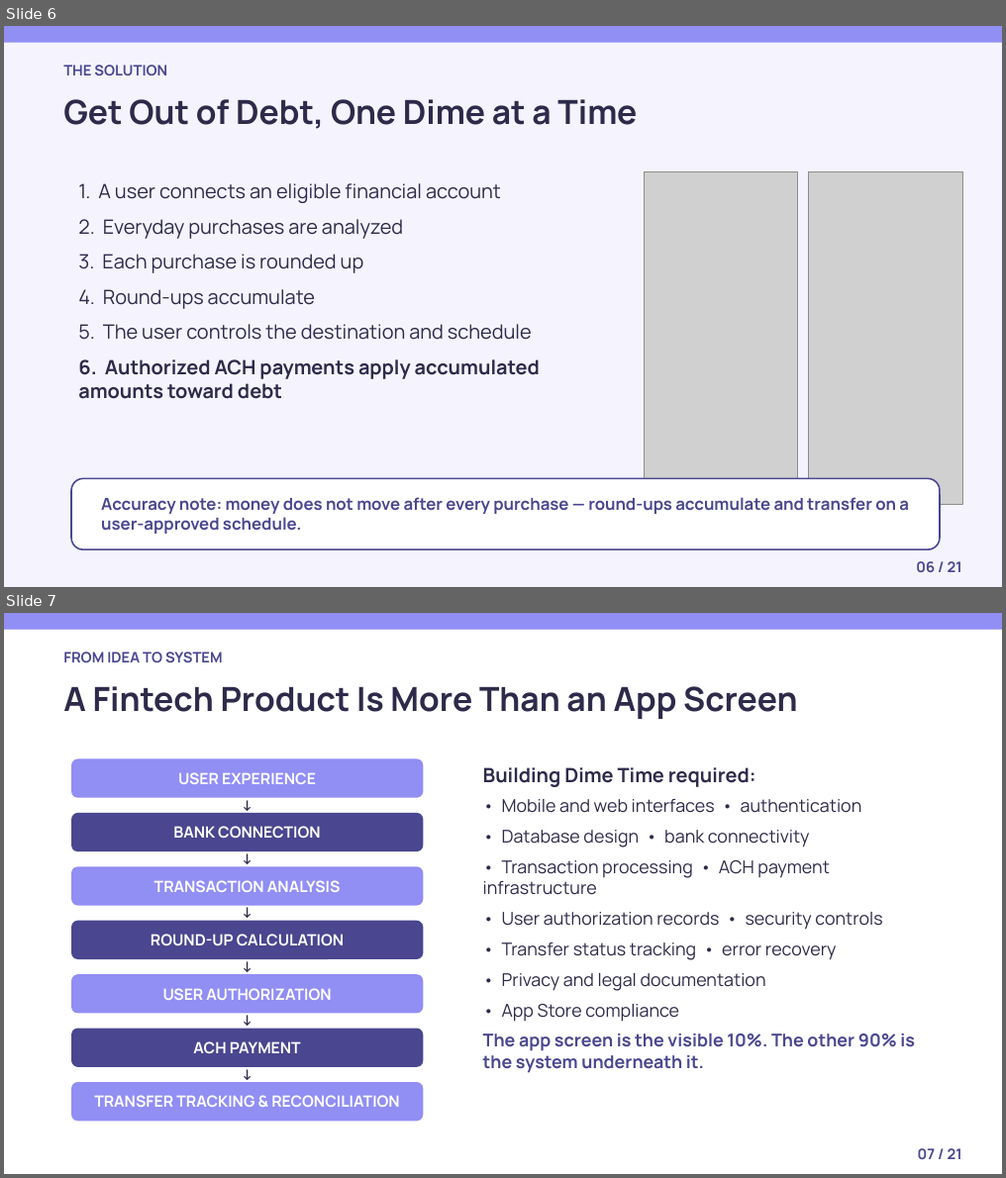
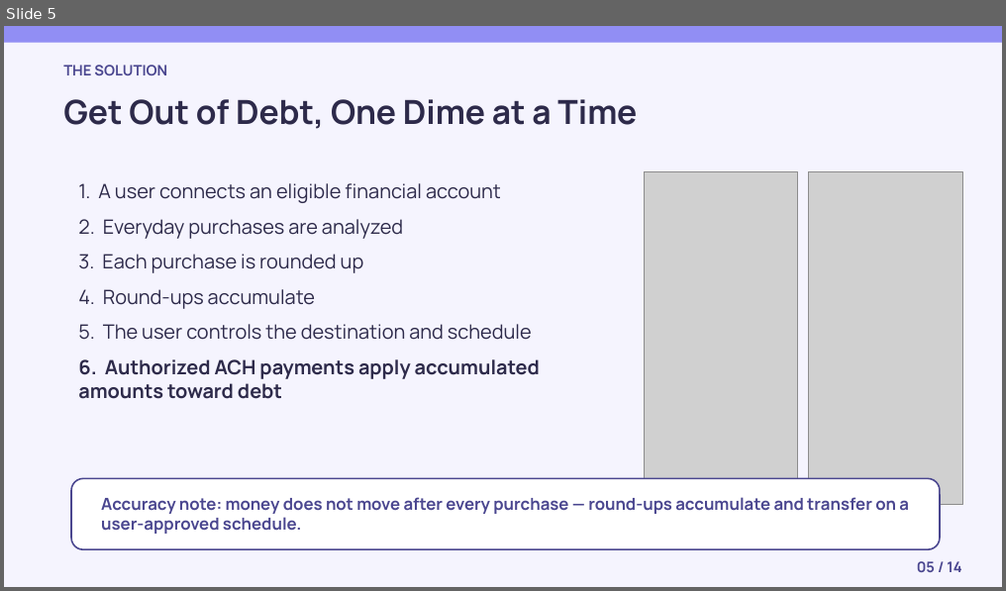
Before and after one commit to Dime-Time/Dime-Time-Technologies, a slide deck: attached_assets/university-deck-slides/dime-time-university-founder-journey.pptx. Shown one above the other, each under a label of ours: slides 6 and 7 before the commit, slide 5 after it. The pictures are 1006x1178 and 1006x591 pixels, drawn with LibreOffice and Linux fonts; fonts in the diff are those of the drawing; grey boxes stand for pictures. Boxes give left, top, right and bottom in pixels: in the first picture for what was removed or moved away, otherwise in the second. Text is boxed around its words. In the diff, an @@ line names an element or a change of style, - is before the commit and + after.

```diff
--- a/attached_assets/university-deck-slides/dime-time-university-founder-journey.pptx
+++ b/attached_assets/university-deck-slides/dime-time-university-founder-journey.pptx
@@ slide 7 removed at [4,613,1002,1174], background #FFFFFF @@
@@ rectangle removed at [4,613,1002,630] @@
@@ text removed at [63,652,223,663] @@
-FROM IDEA TO SYSTEM
@@ text removed at [63,686,798,719] @@
-A Fintech Product Is More Than an App Screen
@@ rounded rectangle removed at [71,759,423,798] @@
-USER EXPERIENCE
@@ text removed at [483,767,915,1073] @@
-Building Dime Time required:
-• Mobile and web interfaces • authentication
-• Database design • bank connectivity
-• Transaction processing • ACH payment infrastructure
-• User authorization records • security controls
-• Transfer status tracking • error recovery
-• Privacy and legal documentation
-• App Store compliance
-The app screen is the visible 10%. The other 90% is the system underneath it.
@@ rounded rectangle removed at [71,813,423,852] @@
-BANK CONNECTION
@@ text removed at [221,792,273,816] @@
-↓
@@ text removed at [221,846,273,869] @@
-↓
@@ rounded rectangle removed at [71,866,423,906] @@
-TRANSACTION ANALYSIS
@@ text removed at [221,900,273,924] @@
-↓
@@ rounded rectangle removed at [71,921,423,959] @@
-ROUND-UP CALCULATION
@@ text removed at [221,954,273,977] @@
-↓
@@ rounded rectangle removed at [71,974,423,1014] @@
-USER AUTHORIZATION
@@ text removed at [221,1008,273,1032] @@
-↓
@@ rounded rectangle removed at [71,1029,423,1067] @@
-ACH PAYMENT
@@ rounded rectangle removed at [71,1082,423,1121] @@
-TRANSFER TRACKING & RECONCILIATION
@@ text removed at [221,1061,273,1085] @@
-↓
@@ text removed at [918,1149,962,1159] @@
-07 / 21
@@ what was slide 6 is now slide 5 @@
@@ slide 5 changed as well @@
@@ text at [917,562,961,572]: text changed @@
-06 / 21
+05 / 14
```
Also in this commit, not shown: 13 other slides changed, 6 other slides removed, 6 other files.
